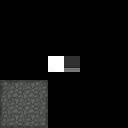
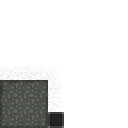
Layers edited between the first and the second 128×128 image:
painted on "PSD_Wall_Base" over 48, 56, 80, 128
hid "Background" over 0, 0, 128, 128
